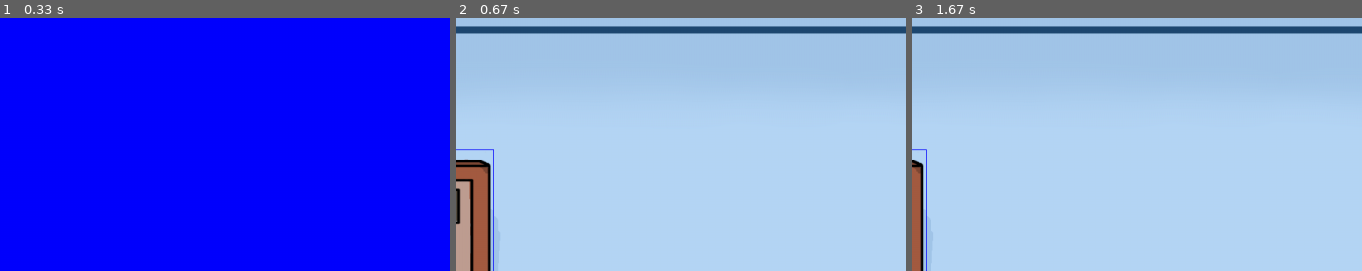
Above: before the commit, frames 1-3 (left to right).
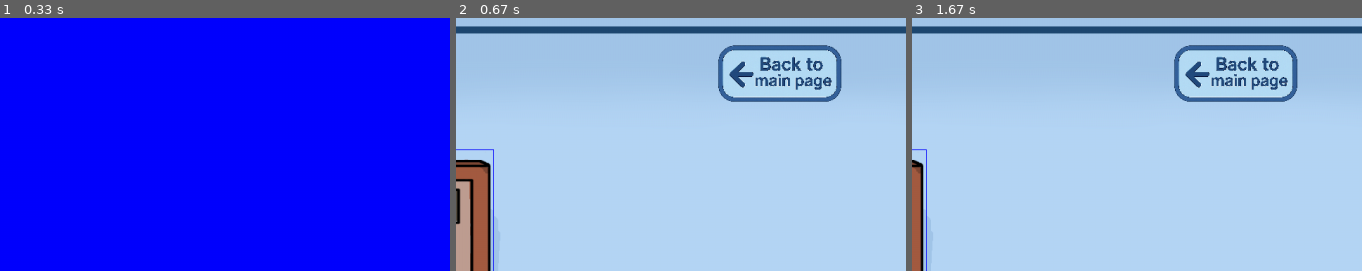
Above: after the commit, the same moments.

Repository: JoyYU271/2510-CSP1123-3-09
Game: pygame game, started from Intro1.py
Same seed, same stepped clock (60 frames per second), same inputs: the game is played once before the commit and once after it.
Inputs:
- Up to frame 1 (0.33 s): no input
- Up to frame 2 (0.67 s): tap L at 0.33 s
- Up to frame 3 (1.67 s): hold D 0.67-1.13 s; hold D 1.17-1.63 s
The pictures show only the part of the screen within x 50-100%, y 0-50%; the shares and areas given below are measured in that part.

Frame 1 is identical in both runs. In frame 2, 2.8% of the frame differs, in the area x 58-86%, y 10-34%; in frame 3, 2.8%.

Commit message:
fix back to main button

Diff:
--- a/Intro1.py
+++ b/Intro1.py
@@ -1722,7 +1722,9 @@
                            language=self.language,
                            text_size=self.text_size,
                            bgm_vol=self.bgm_vol,
-                           sfx_vol=self.sfx_vol)
+                           sfx_vol=self.sfx_vol
+                           )
+
 
         #self.intro.completed_callback = lambda: self.gameStateManager.set_state('level')
 
@@ -1843,6 +1845,7 @@
         self.bgm_vol = bgm_vol
         self.sfx_vol = sfx_vol
 
+
     def run(self):
         self.display.fill('blue')
         keys = pygame.key.get_pressed()
@@ -1870,6 +1873,10 @@
         self.text_size = text_size
         self.bgm_vol = bgm_vol
         self.sfx_vol = sfx_vol
+
+        self.backmain_img = pygame.image.load("backmain.png").convert_alpha()
+        self.backmain_button = Button(image=self.backmain_img, pos=(1100, 80), scale=0.2)
+
 
         if self.language == "CN":
             dialogue_file = "NPC_dialog/NPC_CN.json"
@@ -2395,6 +2402,8 @@
 
         camera_group.custom_draw(self.player)
 
+        self.backmain_button.draw(self.display)
+
         # --- Display "Press Q to interact" text ---
         if near_obj:
             font = pygame.font.Font(None, 24)
